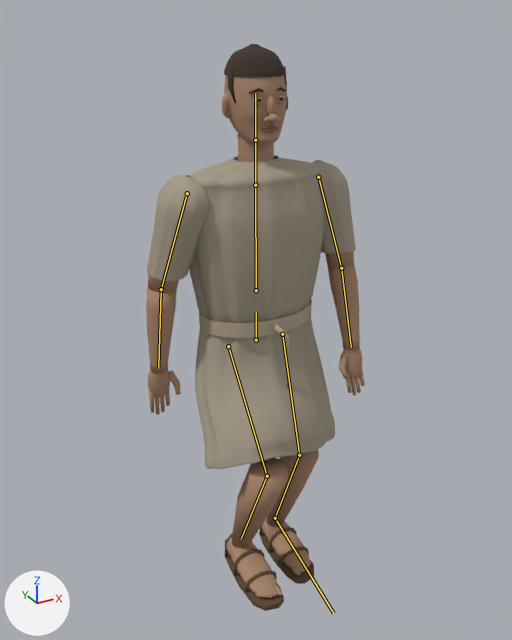
What one commit did to the glTF model public/models/bronze-artisan.glb.
Rendered twice from a 50 mm camera at (-0.932, -1.693, 1.746) aimed at (0.003, 0.006, 0.897). The axes (+X, +Y, +Z) are drawn at lower left. The lights are the same throughout. The first picture is the older version. Both versions are drawn at frame 20 of the action 'Walk'; the numbers are the values there. The bones that change, and the others that lie on the model, are drawn over the model as lines.

In view in the first picture: 'hair-surface.011', 'iris-surface.011', 'iron-tunic-cloth-surface.002', 'labor-wrap-cloth-surface', 'leather-surface.010', 'lip-surface.011', 'skin-surface.011'.
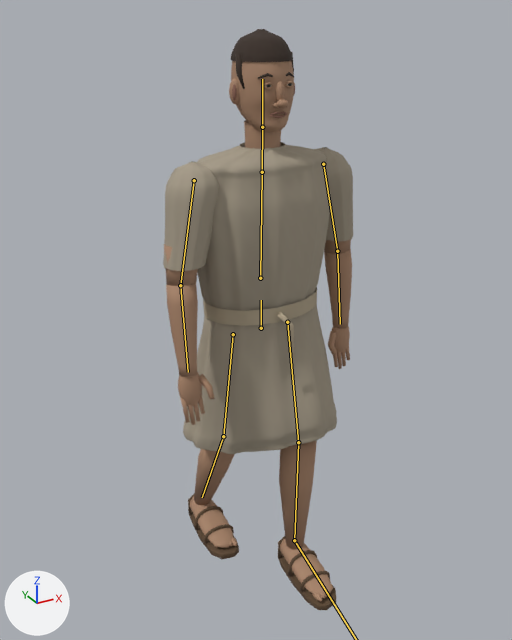
Boxes [x1, y1, x2, y2] around the edits, measured in the pictures (512 x 640 px):
'iron-tunic-cloth-surface.002', posed (9% narrower)
    before: [147, 155, 356, 469]
    after: [163, 142, 353, 454]
'skin-surface.011', posed (14% narrower)
    before: [146, 75, 365, 598]
    after: [164, 61, 352, 602]
'labor-wrap-cloth-surface', posed
    before: [199, 300, 312, 390]
    after: [203, 287, 317, 378]
'leather-surface.010', posed
    before: [225, 527, 314, 611]
    after: [188, 493, 336, 610]
'hair-surface.011', posed
    before: [224, 44, 287, 103]
    after: [231, 29, 294, 89]
'lip-surface.011', posed
    before: [224, 96, 288, 132]
    after: [232, 84, 295, 118]
'iris-surface.011', posed
    before: [257, 98, 283, 102]
    after: [267, 83, 292, 87]
bone 'hips', root to tip
    before: (256, 340) to (256, 312)
    after: (261, 328) to (261, 300)
bone 'spine', root to tip
    before: (256, 290) to (255, 185)
    after: (260, 278) to (262, 172)
bone 'armL', root to tip
    before: (187, 193) to (161, 289)
    after: (194, 180) to (180, 285)
bone 'armR', root to tip
    before: (318, 177) to (341, 268)
    after: (323, 164) to (337, 251)
bone 'thighL', root to tip
    before: (228, 346) to (267, 476)
    after: (233, 334) to (223, 436)
bone 'shinL', root to tip
    before: (267, 476) to (241, 539)
    after: (223, 436) to (202, 497)
bone 'thighR', root to tip
    before: (282, 334) to (299, 455)
    after: (287, 322) to (298, 442)
bone 'shinR', root to tip
    before: (299, 455) to (275, 518)
    after: (298, 442) to (294, 540)

What the commit changed:
Bone 'hips' (bone_hips) moves from (0.0, -0.047, 0.0) to (0.017, -0.011, 0.0).
Bone 'hips' (bone_hips) turns from (0, 0, 0) to (0, -2, 1) degrees about its own x, y and z.
Bone 'spine' (bone_spine) turns from (0, 0, 0) to (1, 3, -1) degrees about its own x, y and z.
Bone 'armL' (bone_arml) turns from (10, 0, 0) to (-4, 2, 1) degrees about its own x, y and z.
Bone 'armR' (bone_armr) turns from (-10, 0, 0) to (2, 1, 1) degrees about its own x, y and z.
Bone 'thighL' (bone_thighl) turns from (-37, 0, 0) to (8, -2, 2) degrees about its own x, y and z.
Bone 'shinL' (bone_shinl) turns from (62, 0, 0) to (17, 0, 0) degrees about its own x, y and z.
Bone 'thighR' (bone_thighr) turns from (-17, 0, 0) to (-14, -2, 2) degrees about its own x, y and z.
Bone 'shinR' (bone_shinr) turns from (40, 0, 0) to (13, 0, 0) degrees about its own x, y and z.
Bone 'footR' (bone_footr) turns from (-23, 0, 0) to (0, 1, 0) degrees about its own x, y and z.
